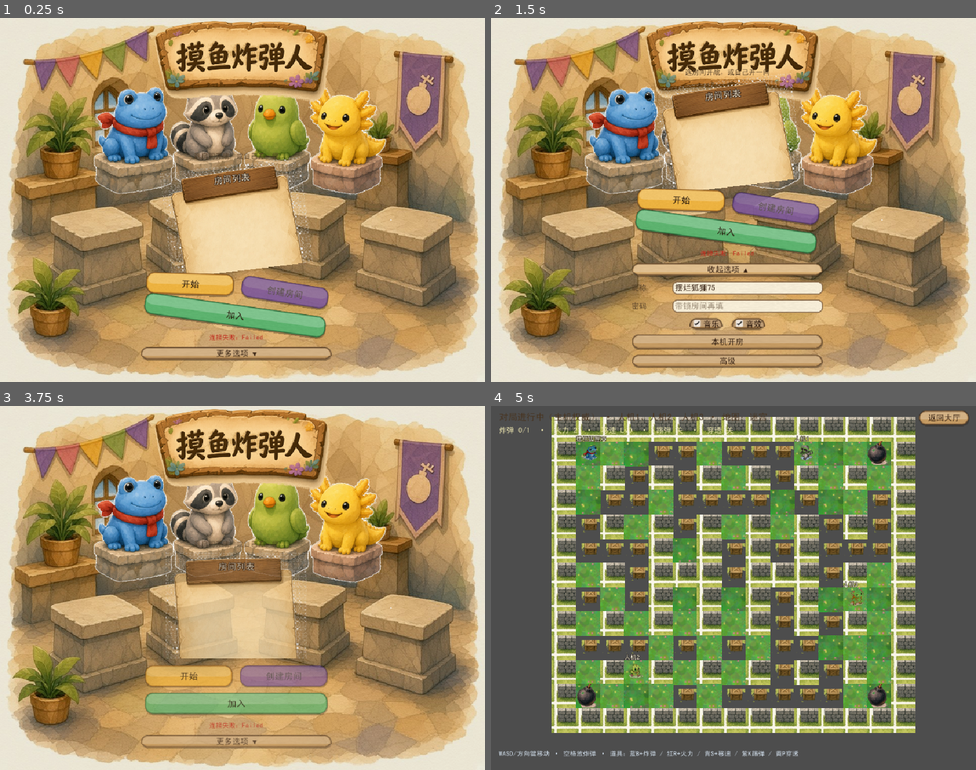
Above: before the commit, frames 1-4 (two rows, left to right).
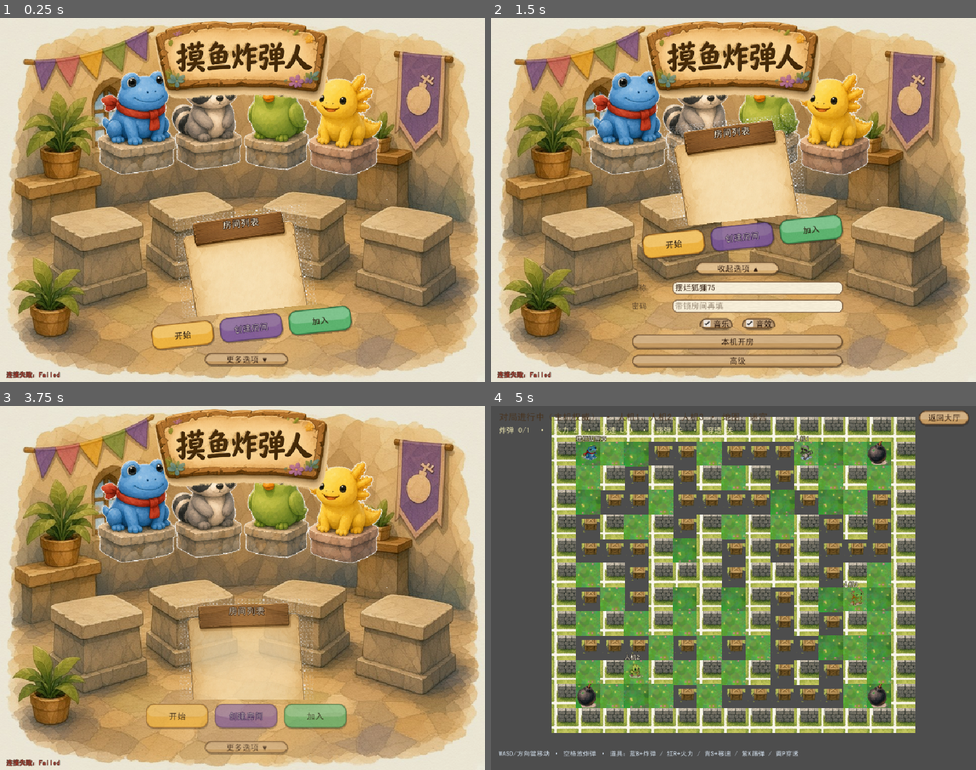
Above: after the commit, the same moments.

Repository: jopatk123/bomberman-web
Game: Godot game, scene res://scenes/lobby.tscn
The game is run twice, just before and just after one commit, with the same random seed, the same clock (stepped at 60 frames per second) and the same inputs.
Inputs:
- Up to frame 1 (0.25 s): no input
- Up to frame 2 (1.5 s): click "加入" at 0.5 s; click "更多选项 ▾" at 1.25 s
- Up to frame 3 (3.75 s): click "收起选项 ▴" at 2 s; click "开始" at 2.75 s; click "返回大厅" at 3.5 s
- Up to frame 4 (5 s): click "开始" at 4.25 s

The runs differ from the first frame. In frame 1, 24% of the frame differs, in the area x 1-81%, y 12-99%; in frame 2, 22%; in frame 3, 23%; in frame 4, nothing differs.

Commit message:
大厅 ActionBand 统一倾斜：下半操作带、三钮同宽、状态角落
RoomBoard 与开始/创建/加入收入同一父节点，仅 ActionBand 倾约 −6°，
子控件不再各自乱转；登录面板贴底让开立绘；失败状态移到左下角。

Diff:
--- a/scenes/lobby.tscn
+++ b/scenes/lobby.tscn
@@ -51,10 +51,10 @@
 anchors_preset = 5
 anchor_left = 0.5
 anchor_right = 0.5
-offset_left = -300.0
-offset_top = 120.0
-offset_right = 300.0
-offset_bottom = 400.0
+offset_left = -320.0
+offset_top = 88.0
+offset_right = 320.0
+offset_bottom = 360.0
 grow_horizontal = 2
 mouse_filter = 2
 texture = ExtResource("3_chars")
@@ -86,6 +86,34 @@
 offset_right = 40.0
 offset_bottom = 20.0
 text = "摸鱼炸弹人"
+
+[node name="StatusCorner" type="Control" parent="."]
+layout_mode = 1
+anchors_preset = 2
+anchor_top = 1.0
+anchor_bottom = 1.0
+offset_left = 12.0
+offset_top = -52.0
+offset_right = 360.0
+offset_bottom = -8.0
+grow_vertical = 0
+mouse_filter = 2
+
+[node name="LoginStatus" type="Label" parent="StatusCorner"]
+unique_name_in_owner = true
+layout_mode = 1
+anchors_preset = 15
+anchor_right = 1.0
+anchor_bottom = 1.0
+grow_horizontal = 2
+grow_vertical = 2
+theme_override_colors/font_color = Color(0.4, 0.32, 0.22, 1)
+theme_override_colors/font_outline_color = Color(0.08, 0.05, 0.02, 0.75)
+theme_override_constants/outline_size = 3
+theme_override_font_sizes/font_size = 13
+autowrap_mode = 3
+text = "填写昵称后连接，再选房间或新建"
+vertical_alignment = 2
 
 [node name="Center" type="Control" parent="."]
 layout_mode = 1
@@ -204,17 +232,33 @@
 [node name="LoginBox" type="VBoxContainer" parent="Center/Panel/Margin/Stack"]
 unique_name_in_owner = true
 layout_mode = 2
-theme_override_constants/separation = 8
-
-[node name="RoomBoard" type="Control" parent="Center/Panel/Margin/Stack/LoginBox"]
-unique_name_in_owner = true
-custom_minimum_size = Vector2(380, 210)
-layout_mode = 2
-size_flags_horizontal = 3
-rotation = -0.07
-pivot_offset = Vector2(190, 105)
-
-[node name="BoardBg" type="TextureRect" parent="Center/Panel/Margin/Stack/LoginBox/RoomBoard"]
+theme_override_constants/separation = 10
+
+[node name="ActionBand" type="Control" parent="Center/Panel/Margin/Stack/LoginBox"]
+unique_name_in_owner = true
+custom_minimum_size = Vector2(420, 272)
+layout_mode = 2
+size_flags_horizontal = 3
+rotation = -0.105
+pivot_offset = Vector2(210, 136)
+
+[node name="BandStack" type="VBoxContainer" parent="Center/Panel/Margin/Stack/LoginBox/ActionBand"]
+layout_mode = 1
+anchors_preset = 15
+anchor_right = 1.0
+anchor_bottom = 1.0
+grow_horizontal = 2
+grow_vertical = 2
+theme_override_constants/separation = 8
+
+[node name="RoomBoard" type="Control" parent="Center/Panel/Margin/Stack/LoginBox/ActionBand/BandStack"]
+unique_name_in_owner = true
+custom_minimum_size = Vector2(420, 200)
+layout_mode = 2
+size_flags_horizontal = 3
+rotation = 0.0
+
+[node name="BoardBg" type="TextureRect" parent="Center/Panel/Margin/Stack/LoginBox/ActionBand/BandStack/RoomBoard"]
 layout_mode = 1
 anchors_preset = 15
 anchor_right = 1.0
@@ -227,7 +271,7 @@
 stretch_mode = 5
 texture_filter = 2
 
-[node name="BoardMargin" type="MarginContainer" parent="Center/Panel/Margin/Stack/LoginBox/RoomBoard"]
+[node name="BoardMargin" type="MarginContainer" parent="Center/Panel/Margin/Stack/LoginBox/ActionBand/BandStack/RoomBoard"]
 layout_mode = 1
 anchors_preset = 15
 anchor_right = 1.0
@@ -235,20 +279,20 @@
 grow_horizontal = 2
 grow_vertical = 2
 theme_override_constants/margin_left = 28
-theme_override_constants/margin_top = 18
+theme_override_constants/margin_top = 16
 theme_override_constants/margin_right = 28
-theme_override_constants/margin_bottom = 22
-
-[node name="BoardStack" type="VBoxContainer" parent="Center/Panel/Margin/Stack/LoginBox/RoomBoard/BoardMargin"]
+theme_override_constants/margin_bottom = 18
+
+[node name="BoardStack" type="VBoxContainer" parent="Center/Panel/Margin/Stack/LoginBox/ActionBand/BandStack/RoomBoard/BoardMargin"]
 layout_mode = 2
 theme_override_constants/separation = 6
 
-[node name="RoomListHeader" type="HBoxContainer" parent="Center/Panel/Margin/Stack/LoginBox/RoomBoard/BoardMargin/BoardStack"]
+[node name="RoomListHeader" type="HBoxContainer" parent="Center/Panel/Margin/Stack/LoginBox/ActionBand/BandStack/RoomBoard/BoardMargin/BoardStack"]
 layout_mode = 2
 theme_override_constants/separation = 8
 alignment = 1
 
-[node name="TabIcon" type="TextureRect" parent="Center/Panel/Margin/Stack/LoginBox/RoomBoard/BoardMargin/BoardStack/RoomListHeader"]
+[node name="TabIcon" type="TextureRect" parent="Center/Panel/Margin/Stack/LoginBox/ActionBand/BandStack/RoomBoard/BoardMargin/BoardStack/RoomListHeader"]
 visible = false
 custom_minimum_size = Vector2(18, 18)
 layout_mode = 2
@@ -258,7 +302,7 @@
 stretch_mode = 5
 texture_filter = 2
 
-[node name="RoomListLabel" type="Label" parent="Center/Panel/Margin/Stack/LoginBox/RoomBoard/BoardMargin/BoardStack/RoomListHeader"]
+[node name="RoomListLabel" type="Label" parent="Center/Panel/Margin/Stack/LoginBox/ActionBand/BandStack/RoomBoard/BoardMargin/BoardStack/RoomListHeader"]
 unique_name_in_owner = true
 layout_mode = 2
 theme_override_colors/font_color = Color(0.95, 0.9, 0.8, 1)
@@ -269,87 +313,77 @@
 horizontal_alignment = 1
 vertical_alignment = 1
 
-[node name="RoomListScroll" type="ScrollContainer" parent="Center/Panel/Margin/Stack/LoginBox/RoomBoard/BoardMargin/BoardStack"]
-unique_name_in_owner = true
-custom_minimum_size = Vector2(0, 140)
+[node name="RoomListScroll" type="ScrollContainer" parent="Center/Panel/Margin/Stack/LoginBox/ActionBand/BandStack/RoomBoard/BoardMargin/BoardStack"]
+unique_name_in_owner = true
+custom_minimum_size = Vector2(0, 128)
 layout_mode = 2
 size_flags_horizontal = 3
 size_flags_vertical = 3
 horizontal_scroll_mode = 0
 vertical_scroll_mode = 0
 
-[node name="RoomList" type="VBoxContainer" parent="Center/Panel/Margin/Stack/LoginBox/RoomBoard/BoardMargin/BoardStack/RoomListScroll"]
+[node name="RoomList" type="VBoxContainer" parent="Center/Panel/Margin/Stack/LoginBox/ActionBand/BandStack/RoomBoard/BoardMargin/BoardStack/RoomListScroll"]
 unique_name_in_owner = true
 layout_mode = 2
 size_flags_horizontal = 3
 theme_override_constants/separation = 6
 
-[node name="ButtonsTilt" type="Control" parent="Center/Panel/Margin/Stack/LoginBox"]
-unique_name_in_owner = true
-custom_minimum_size = Vector2(0, 108)
-layout_mode = 2
-size_flags_horizontal = 3
-rotation = 0.045
-pivot_offset = Vector2(190, 54)
-
-[node name="ButtonsCol" type="VBoxContainer" parent="Center/Panel/Margin/Stack/LoginBox/ButtonsTilt"]
-layout_mode = 1
-anchors_preset = 15
-anchor_right = 1.0
-anchor_bottom = 1.0
-offset_left = 8.0
-offset_top = 4.0
-offset_right = -8.0
-offset_bottom = -4.0
-grow_horizontal = 2
-grow_vertical = 2
-theme_override_constants/separation = 8
-
-[node name="MainRow" type="HBoxContainer" parent="Center/Panel/Margin/Stack/LoginBox/ButtonsTilt/ButtonsCol"]
-layout_mode = 2
-theme_override_constants/separation = 12
-
-[node name="SoloBtn" type="Button" parent="Center/Panel/Margin/Stack/LoginBox/ButtonsTilt/ButtonsCol/MainRow"]
-unique_name_in_owner = true
-custom_minimum_size = Vector2(0, 46)
-layout_mode = 2
-size_flags_horizontal = 3
-rotation = -0.03
-pivot_offset = Vector2(80, 23)
+[node name="ButtonsTilt" type="Control" parent="Center/Panel/Margin/Stack/LoginBox/ActionBand/BandStack"]
+unique_name_in_owner = true
+custom_minimum_size = Vector2(0, 52)
+layout_mode = 2
+size_flags_horizontal = 3
+rotation = 0.0
+
+[node name="ButtonsRow" type="HBoxContainer" parent="Center/Panel/Margin/Stack/LoginBox/ActionBand/BandStack/ButtonsTilt"]
+layout_mode = 1
+anchors_preset = 15
+anchor_right = 1.0
+anchor_bottom = 1.0
+offset_left = 10.0
+offset_right = -10.0
+grow_horizontal = 2
+grow_vertical = 2
+theme_override_constants/separation = 10
+alignment = 1
+
+[node name="SoloBtn" type="Button" parent="Center/Panel/Margin/Stack/LoginBox/ActionBand/BandStack/ButtonsTilt/ButtonsRow"]
+unique_name_in_owner = true
+custom_minimum_size = Vector2(0, 48)
+layout_mode = 2
+size_flags_horizontal = 3
+size_flags_stretch_ratio = 1.0
+rotation = 0.0
 text = "开始"
 
-[node name="CreateRoomBtn" type="Button" parent="Center/Panel/Margin/Stack/LoginBox/ButtonsTilt/ButtonsCol/MainRow"]
-unique_name_in_owner = true
-custom_minimum_size = Vector2(0, 46)
-layout_mode = 2
-size_flags_horizontal = 3
-rotation = 0.04
-pivot_offset = Vector2(80, 23)
+[node name="CreateRoomBtn" type="Button" parent="Center/Panel/Margin/Stack/LoginBox/ActionBand/BandStack/ButtonsTilt/ButtonsRow"]
+unique_name_in_owner = true
+custom_minimum_size = Vector2(0, 48)
+layout_mode = 2
+size_flags_horizontal = 3
+size_flags_stretch_ratio = 1.0
+rotation = 0.0
 disabled = true
 text = "创建房间"
 
-[node name="EnterBtn" type="Button" parent="Center/Panel/Margin/Stack/LoginBox/ButtonsTilt/ButtonsCol"]
-unique_name_in_owner = true
-custom_minimum_size = Vector2(0, 46)
-layout_mode = 2
-rotation = 0.02
-pivot_offset = Vector2(160, 23)
+[node name="EnterBtn" type="Button" parent="Center/Panel/Margin/Stack/LoginBox/ActionBand/BandStack/ButtonsTilt/ButtonsRow"]
+unique_name_in_owner = true
+custom_minimum_size = Vector2(0, 48)
+layout_mode = 2
+size_flags_horizontal = 3
+size_flags_stretch_ratio = 1.0
+rotation = 0.0
 text = "加入"
 
-[node name="LoginStatus" type="Label" parent="Center/Panel/Margin/Stack/LoginBox"]
-unique_name_in_owner = true
-custom_minimum_size = Vector2(0, 18)
-layout_mode = 2
-theme_override_colors/font_color = Color(0.4, 0.32, 0.22, 1)
-theme_override_font_sizes/font_size = 13
-autowrap_mode = 3
-text = "填写昵称后连接，再选房间或新建"
-horizontal_alignment = 1
-
-[node name="MoreBtn" type="Button" parent="Center/Panel/Margin/Stack/LoginBox"]
-unique_name_in_owner = true
-custom_minimum_size = Vector2(0, 28)
-layout_mode = 2
+[node name="MoreWrap" type="CenterContainer" parent="Center/Panel/Margin/Stack/LoginBox"]
+layout_mode = 2
+size_flags_horizontal = 3
+
+[node name="MoreBtn" type="Button" parent="Center/Panel/Margin/Stack/LoginBox/MoreWrap"]
+unique_name_in_owner = true
+custom_minimum_size = Vector2(168, 28)
+layout_mode = 2
+size_flags_horizontal = 4
 text = "更多选项 ▾"
 
 [node name="SecondaryBox" type="VBoxContainer" parent="Center/Panel/Margin/Stack/LoginBox"]
--- a/scripts/lobby.gd
+++ b/scripts/lobby.gd
@@ -25,6 +25,7 @@
 @onready var room_list_scroll: ScrollContainer = %RoomListScroll
 @onready var room_list: VBoxContainer = %RoomList
 @onready var room_board: Control = %RoomBoard
+@onready var action_band: Control = %ActionBand
 @onready var buttons_tilt: Control = %ButtonsTilt
 @onready var create_room_btn: Button = %CreateRoomBtn
 @onready var port_edit: LineEdit = %PortEdit
@@ -107,10 +108,18 @@
 		w += 1
 	if h % 2 == 1:
 		h += 1
-	# 面板略偏下，给后方立绘留空；水平略左偏抵消木板逆时针倾斜。
-	var x := int((int(host.size.x) - w) / 2) - 12
-	var y := int((int(host.size.y) - h) * 0.58)
-	y = maxi(y, int(host.size.y * 0.34))
+	# 登录态：操作带贴底，上半留给石室立绘；房间态仍居中偏下。
+	var x := int((int(host.size.x) - w) / 2)
+	var y: int
+	var login_mode := login_box != null and login_box.visible and (room_box == null or not room_box.visible)
+	if login_mode:
+		# 水平略右偏，抵消 ActionBand 逆时针倾斜后的视觉中心；贴底给立绘留空。
+		x += 8
+		y = maxi(int(host.size.y * 0.50), int(host.size.y) - h - 12)
+	else:
+		x -= 4
+		y = int((int(host.size.y) - h) * 0.52)
+		y = maxi(y, int(host.size.y * 0.28))
 	if y + h > int(host.size.y) - 8:
 		y = maxi(8, int(host.size.y) - h - 8)
 	panel.position = Vector2(x, y)
@@ -367,28 +376,26 @@
 
 
 
-## 容器布局会冲掉 rotation；就绪后多帧再倾斜木板与主按钮。
+## 只倾斜 ActionBand 父节点；子控件保持 rotation=0，避免各自乱转。
+const ACTION_BAND_TILT := -0.105  ## 约 −6°
+
+
 func _apply_tilt_layout() -> void:
 	call_deferred("_refresh_tilt_pivots")
 	get_tree().create_timer(0.0).timeout.connect(_refresh_tilt_pivots)
 
 
 func _refresh_tilt_pivots() -> void:
+	if action_band:
+		action_band.pivot_offset = action_band.size * 0.5
+		action_band.rotation = ACTION_BAND_TILT
 	if room_board:
-		room_board.pivot_offset = room_board.size * 0.5
-		room_board.rotation = -0.12
+		room_board.rotation = 0.0
 	if buttons_tilt:
-		buttons_tilt.pivot_offset = buttons_tilt.size * 0.5
-		buttons_tilt.rotation = 0.09
-	if solo_btn and solo_btn.size.x > 1.0:
-		solo_btn.pivot_offset = solo_btn.size * 0.5
-		solo_btn.rotation = -0.06
-	if create_room_btn and create_room_btn.size.x > 1.0:
-		create_room_btn.pivot_offset = create_room_btn.size * 0.5
-		create_room_btn.rotation = 0.07
-	if enter_btn and enter_btn.size.x > 1.0:
-		enter_btn.pivot_offset = enter_btn.size * 0.5
-		enter_btn.rotation = 0.05
+		buttons_tilt.rotation = 0.0
+	for btn in [solo_btn, create_room_btn, enter_btn]:
+		if btn:
+			btn.rotation = 0.0
 
 
 ## 给开始/创建/加入套上彩色黏土九宫（无烘焙字）。
@@ -410,11 +417,22 @@
 	btn.add_theme_stylebox_override("pressed", _clay_style(pressed))
 	btn.add_theme_stylebox_override("hover_pressed", _clay_style(pressed))
 	btn.add_theme_stylebox_override("disabled", _clay_style(base, Color(0.75, 0.75, 0.75, 0.85)))
-	btn.add_theme_color_override("font_color", Color(0.16, 0.1, 0.05, 1))
-	btn.add_theme_color_override("font_hover_color", Color(0.12, 0.07, 0.03, 1))
-	btn.add_theme_color_override("font_pressed_color", Color(0.1, 0.06, 0.02, 1))
-	btn.add_theme_color_override("font_disabled_color", Color(0.35, 0.32, 0.28, 1))
-	btn.add_theme_font_size_override("font_size", 18)
+	# 紫按钮底深，用浅色字保证对比；黄/绿按钮用深字。
+	var light_on_dark := stem == "btn_create"
+	if light_on_dark:
+		btn.add_theme_color_override("font_color", Color(0.98, 0.94, 0.86, 1))
+		btn.add_theme_color_override("font_hover_color", Color(1, 0.98, 0.92, 1))
+		btn.add_theme_color_override("font_pressed_color", Color(0.92, 0.88, 0.78, 1))
+		btn.add_theme_color_override("font_disabled_color", Color(0.78, 0.74, 0.7, 1))
+		btn.add_theme_color_override("font_outline_color", Color(0.18, 0.08, 0.28, 1))
+		btn.add_theme_constant_override("outline_size", 3)
+	else:
+		btn.add_theme_color_override("font_color", Color(0.16, 0.1, 0.05, 1))
+		btn.add_theme_color_override("font_hover_color", Color(0.12, 0.07, 0.03, 1))
+		btn.add_theme_color_override("font_pressed_color", Color(0.1, 0.06, 0.02, 1))
+		btn.add_theme_color_override("font_disabled_color", Color(0.35, 0.32, 0.28, 1))
+		btn.add_theme_constant_override("outline_size", 0)
+	btn.add_theme_font_size_override("font_size", 17)
 
 
 func _clay_style(path: String, modulate: Color = Color.WHITE) -> StyleBoxTexture:
@@ -857,8 +875,8 @@
 func _show_login(message: String) -> void:
 	login_box.visible = true
 	room_box.visible = false
-	subtitle.visible = true
-	subtitle.text = "选房间开战，或自己开一间"
+	# 水彩大厅用木牌标题，不再叠一句副标题挡立绘。
+	subtitle.visible = false
 	_browsing = Net.is_client and Net.is_online()
 	_set_browse_chrome(_browsing)
 	_set_login_busy(false)
--- a/scripts/verify_lobby.gd
+++ b/scripts/verify_lobby.gd
@@ -280,8 +280,11 @@
 	if scene_src.find("RoomListScroll") < 0 or state_src.find("_rpc_sync_lobby_directory") < 0:
 		push_error("[verify_lobby] 失败：房间列表界面或目录 RPC 缺失")
 		return false
-	if scene_src.find("RoomBoard") < 0 or scene_src.find("board_tilt.png") < 0 or scene_src.find("ButtonsTilt") < 0:
-		push_error("[verify_lobby] 失败：倾斜木板或倾斜主按钮节点缺失")
+	if scene_src.find("RoomBoard") < 0 or scene_src.find("board_tilt.png") < 0 or scene_src.find("ActionBand") < 0 or scene_src.find("ButtonsTilt") < 0:
+		push_error("[verify_lobby] 失败：ActionBand / 木板 / 主按钮节点缺失")
+		return false
+	if scene_src.find("StatusCorner") < 0:
+		push_error("[verify_lobby] 失败：状态角落 StatusCorner 缺失")
 		return false
 	if lobby_src.find("ROOM_LIST_MAX") < 0 or lobby_src.find("还没有房间…") >= 0:
 		push_error("[verify_lobby] 失败：房间列表未限 3 条，或仍有空列表占位文案")
@@ -365,14 +368,33 @@
 	if lobby.room_list_scroll == null or lobby.room_list == null:
 		push_error("[verify_lobby] 失败：房间列表节点缺失")
 		return false
-	if lobby.room_board == null or lobby.buttons_tilt == null:
-		push_error("[verify_lobby] 失败：倾斜木板或倾斜按钮容器缺失")
-		return false
-	if abs(float(lobby.room_board.rotation)) < 0.02 or abs(float(lobby.buttons_tilt.rotation)) < 0.02:
-		push_error("[verify_lobby] 失败：木板或主按钮未倾斜")
-		return false
-	if int(lobby.room_list_scroll.custom_minimum_size.y) < 120:
+	if lobby.room_board == null or lobby.buttons_tilt == null or lobby.action_band == null:
+		push_error("[verify_lobby] 失败：ActionBand / 木板 / 按钮容器缺失")
+		return false
+	if abs(float(lobby.action_band.rotation) - float(lobby.ACTION_BAND_TILT)) > 0.02:
+		push_error("[verify_lobby] 失败：ActionBand 倾斜角不对 %s" % lobby.action_band.rotation)
+		return false
+	if abs(float(lobby.room_board.rotation)) > 0.01 or abs(float(lobby.buttons_tilt.rotation)) > 0.01:
+		push_error("[verify_lobby] 失败：子控件不应单独倾斜")
+		return false
+	if abs(float(lobby.solo_btn.rotation)) > 0.01 or abs(float(lobby.create_room_btn.rotation)) > 0.01 or abs(float(lobby.enter_btn.rotation)) > 0.01:
+		push_error("[verify_lobby] 失败：主按钮不应单独倾斜")
+		return false
+	# 三主按钮同排同宽：加入应是 Solo 的兄弟，而不是单独占满一行。
+	if lobby.enter_btn.get_parent() != lobby.solo_btn.get_parent() or lobby.create_room_btn.get_parent() != lobby.solo_btn.get_parent():
+		push_error("[verify_lobby] 失败：开始/创建/加入应在同一行容器")
+		return false
+	var w_solo := float(lobby.solo_btn.size.x)
+	var w_enter := float(lobby.enter_btn.size.x)
+	if w_solo > 1.0 and w_enter > 1.0 and abs(w_solo - w_enter) > 24.0:
+		push_error("[verify_lobby] 失败：加入按钮宽度异常 solo=%s enter=%s" % [w_solo, w_enter])
+		return false
+	if int(lobby.room_list_scroll.custom_minimum_size.y) < 110:
 		push_error("[verify_lobby] 失败：房间列表应大约露出 3 行")
+		return false
+	var status_parent: Node = lobby.login_status.get_parent() if lobby.login_status else null
+	if status_parent == null or str(status_parent.name) != "StatusCorner":
+		push_error("[verify_lobby] 失败：LoginStatus 应在 StatusCorner")
 		return false
 	if int(lobby.ROOM_LIST_MAX) != 3:
 		push_error("[verify_lobby] 失败：ROOM_LIST_MAX 应为 3")
